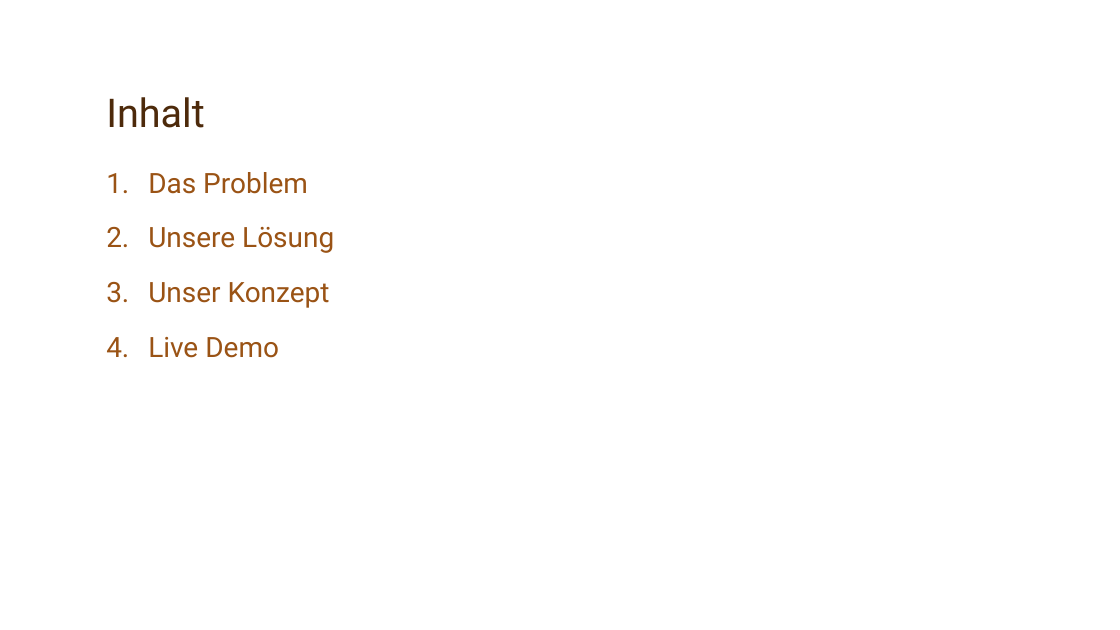
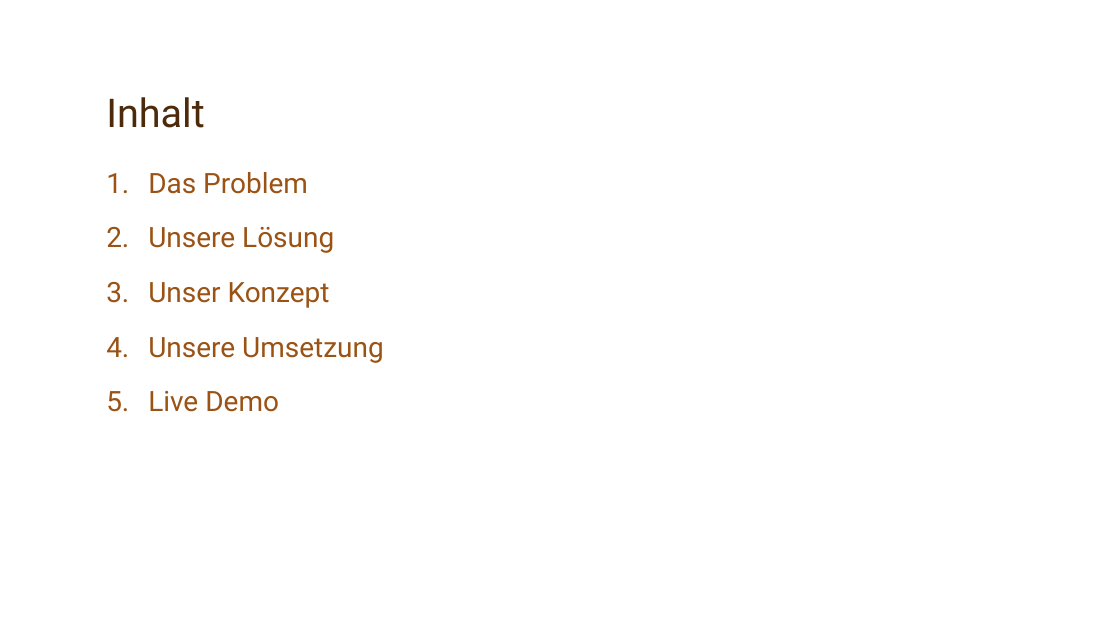
Before and after one commit to Sunkua/AutonomesGewaechshausSimulation, a slide deck: slide 2 of 1-Präsentation/Pausengruppe_Präsentation.pptx. Drawn at 1120x630 pixels with LibreOffice and Linux fonts; fonts in the diff are those of the drawing; background and template pictures are left out. Boxes give left, top, right and bottom in pixels: in the first picture for what was removed or moved away, otherwise in the second. Text is boxed around its words. In the diff, an @@ line names an element or a change of style, - is before the commit and + after.

```diff
--- a/1-Präsentation/Pausengruppe_Präsentation.pptx
+++ b/1-Präsentation/Pausengruppe_Präsentation.pptx
@@ text at (148,337,384,363): paragraph added @@
+4. Unsere Umsetzung
```
Also in this commit, not shown: 1 other slide changed, 1 slide added.
